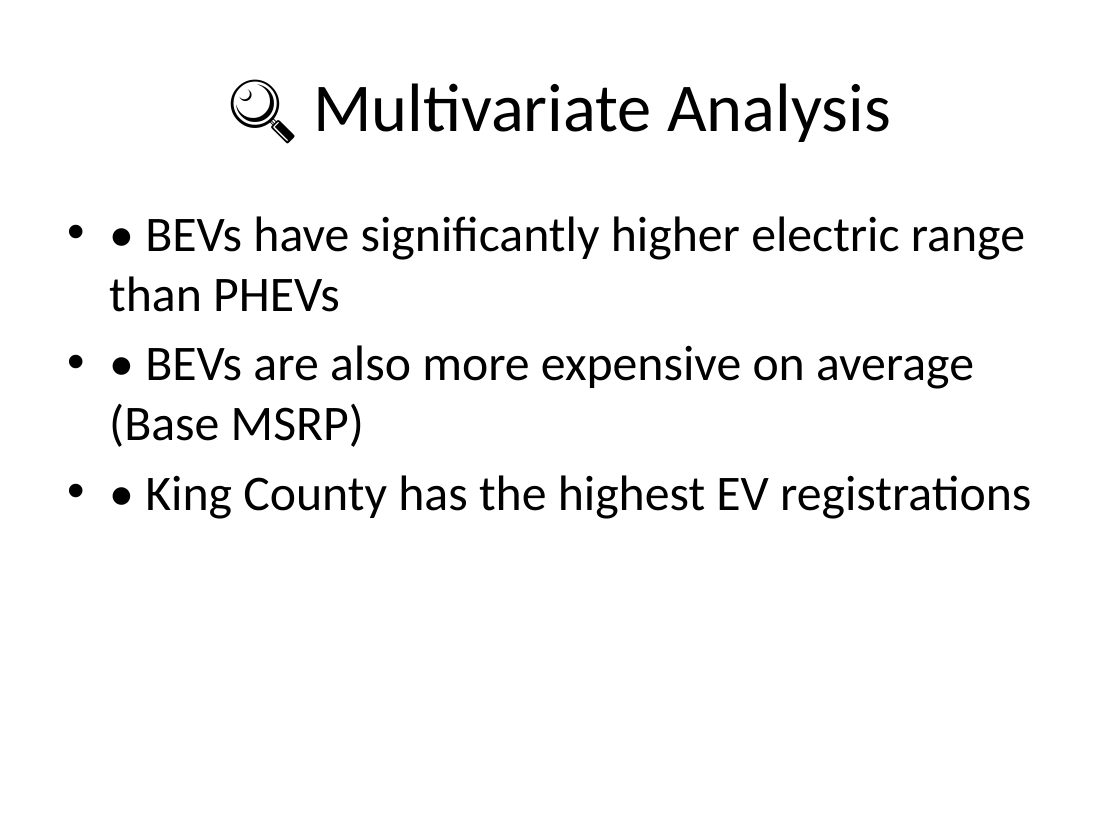
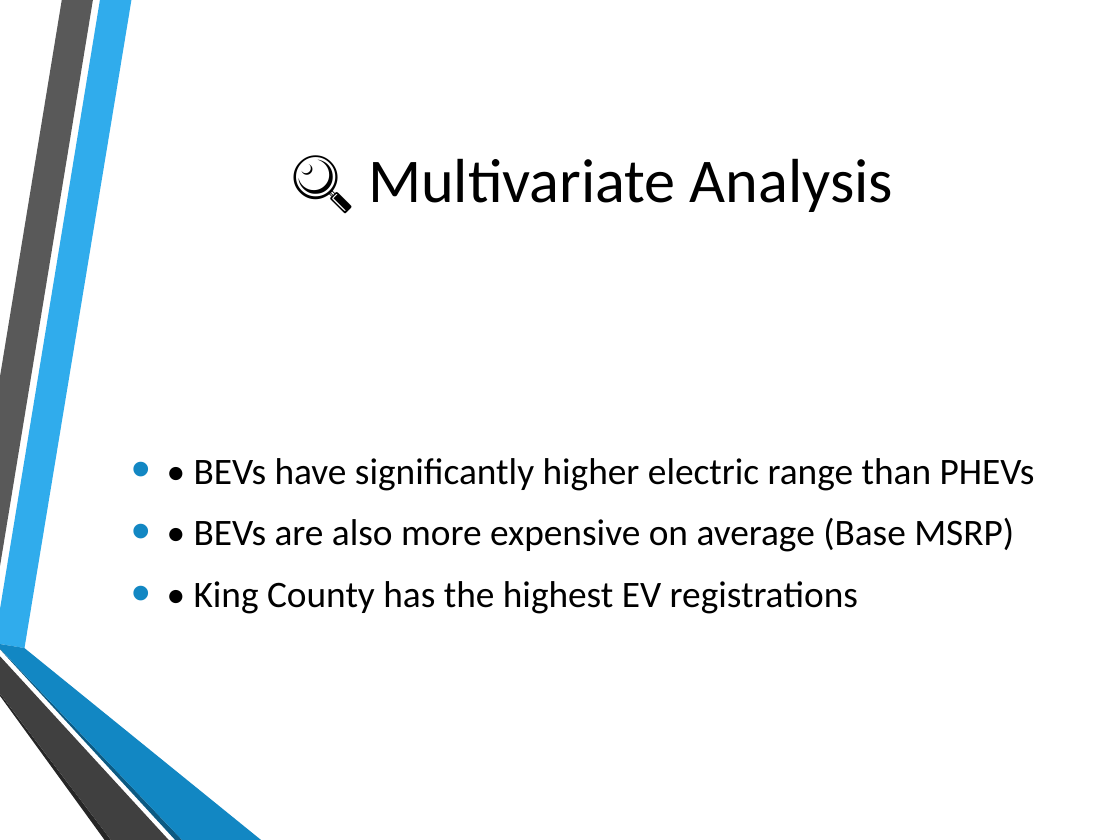
Before and after one commit to ahmednabilallam/my-first-project, a slide deck: slide 6 of EV_Project_Presentation.pptx. Drawn at 1120x840 pixels with LibreOffice and Linux fonts; fonts in the diff are those of the drawing; background and template pictures are left out. Boxes give left, top, right and bottom in pixels: in the first picture for what was removed or moved away, otherwise in the second. Text is boxed around its words. In the diff, an @@ line names an element or a change of style, - is before the commit and + after.

```diff
--- a/EV_Project_Presentation.pptx
+++ b/EV_Project_Presentation.pptx
@@ title "🔍 Multivariate Analysis" moved from (x1=313, y1=83, x2=891, y2=142) to (x1=368, y1=158, x2=893, y2=212) @@
@@ title "🔍 Multivariate Analysis" at (x1=368, y1=158, x2=893, y2=212): size 44 to 40 pt @@
@@ text "• BEVs have significantly higher ..." moved from (x1=109, y1=216, x2=1031, y2=519) to (x1=194, y1=458, x2=1035, y2=614) @@
@@ text "• BEVs have significantly higher ..." at (x1=194, y1=458, x2=1035, y2=614): size 32 to 24 pt; indent changed; more space between paragraphs; vertical alignment top to middle @@
@@ group added at (x1=0, y1=0, x2=261, y2=840): 6 freeform shapes @@
```
Also in this commit, not shown: 9 other slides changed, 1 slide added, 1 slide removed.
